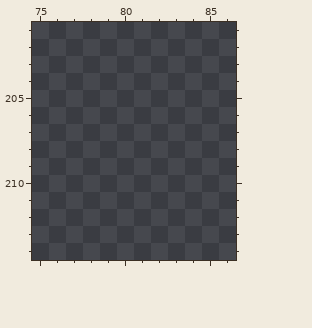
Edited in one commit: pixel-art file (Assets/Art/PixelArt/Sprites/SandBoxes/SandBoxSprite-0001.aseprite). The picture above was drawn from the file before the commit.
320x320 pixels, 1 frame. Pixels under 10% opacity are left out. Colours within 5 levels of each other are drawn and written as one. Shown: x 75..86, y 201..214. The commit also changed other parts of the picture, which this record leaves out.
After:
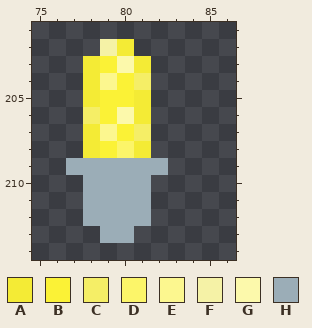
Palette (. is transparent): A #f4eb35  B #fbf236  C #f5ee66  D #fcf569  E #fcf78f  F #f5f2a6  G #fcf9ab  H #9badb7
From old to new:
y 202: x 79..80 .. -> FA
y 203: x 78..81 .... -> ABGA
y 204: x 78..81 .... -> AEBC
y 205: x 78..81 .... -> ABBA
y 206: x 78..81 .... -> CBGA
y 207: x 78..81 .... -> AEBC
y 208: x 78..81 .... -> ABDA
y 209: x 77..82 ...... -> HHHHHH
y 210..212: x 78..81 .... -> HHHH
y 213: x 79..80 .. -> HH
Changed places in both pictures, as pixel boxes (x1, y1, x2, y2):
added: (66, 39, 168, 243)
